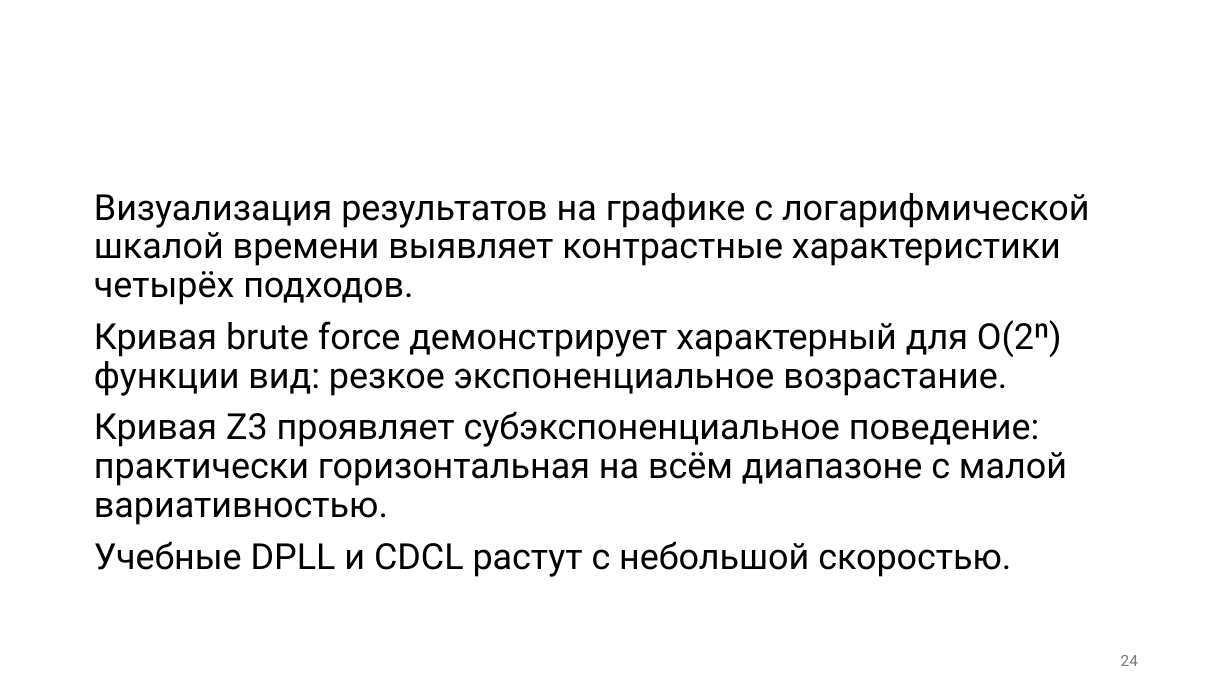
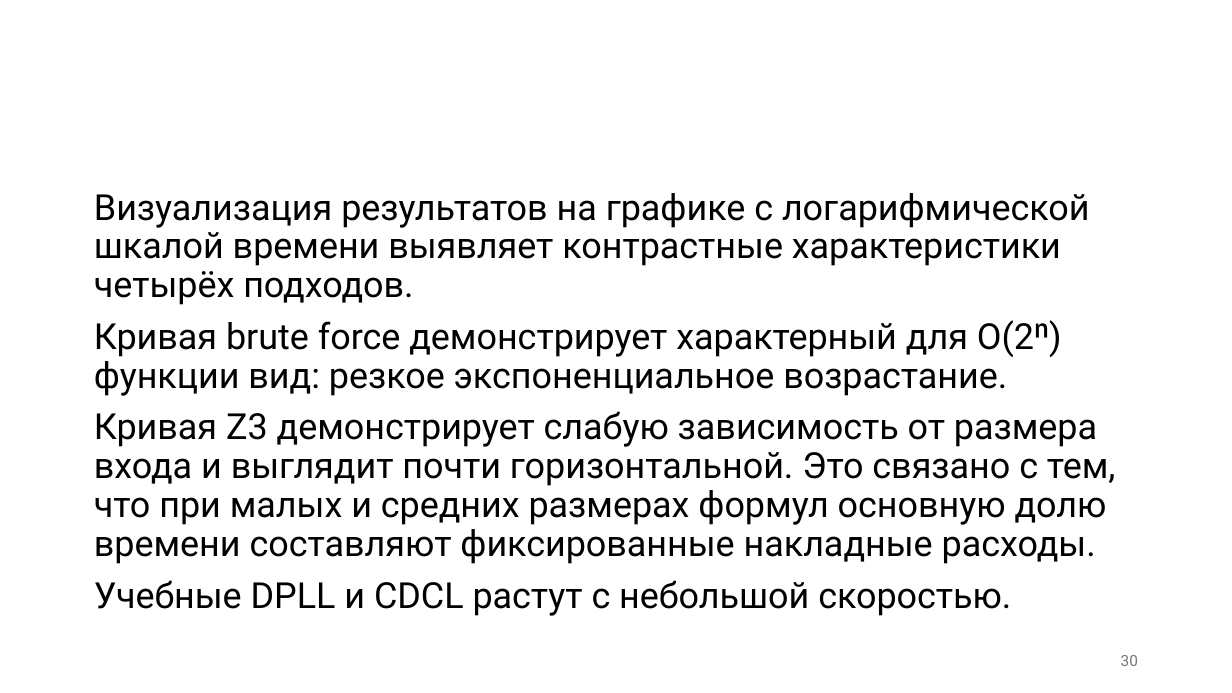
Before and after one commit to PlatonBarchenkov/SAT_Solver, a slide deck: slide 30 of SAT-решатели (презентация).pptx (slide 24 before the commit). Drawn at 1232x693 pixels with LibreOffice and Linux fonts; fonts in the diff are those of the drawing; background and template pictures are left out. Boxes give left, top, right and bottom in pixels: in the first picture for what was removed or moved away, otherwise in the second. Text is boxed around its words. In the diff, an @@ line names an element or a change of style, - is before the commit and + after.

```diff
--- a/SAT-решатели (презентация).pptx
+++ b/SAT-решатели (презентация).pptx
@@ text at bbox=[94, 411, 1116, 564]: text changed @@
-Кривая Z3 проявляет субэкспоненциальное поведение: практически горизонтальная на всём диапазоне с малой вариативностью.
+Кривая Z3 демонстрирует слабую зависимость от размера входа и выглядит почти горизонтальной. Это связано с тем, что при малых и средних размерах формул основную долю времени составляют фиксированные накладные расходы.
@@ page number at bbox=[1121, 655, 1138, 666]: text changed @@
-24
+30
```
Also in this commit, not shown: 5 other slides changed, 6 slides added, 3 other files.
